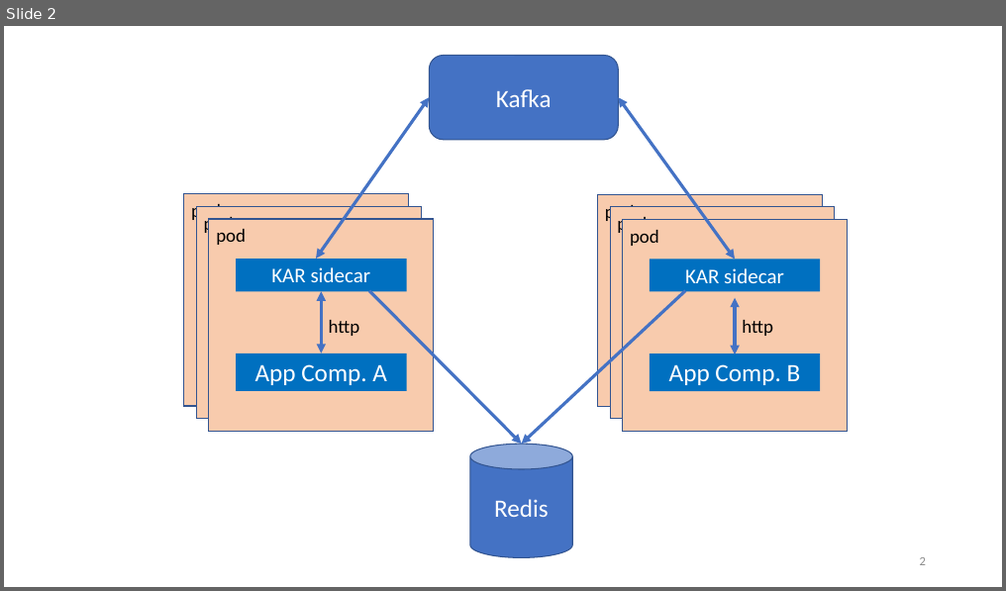
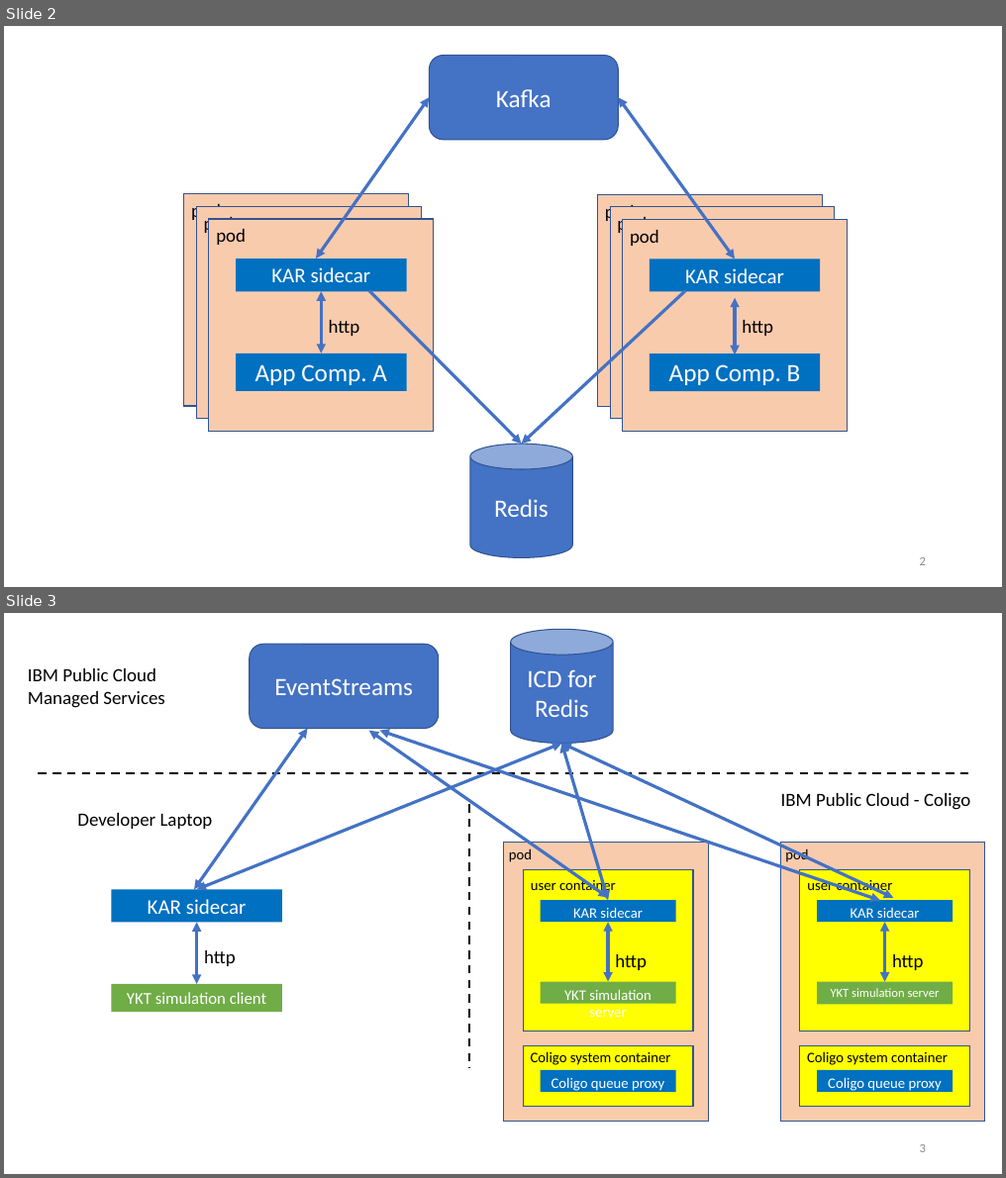
Before and after one commit to IBM/kar, a slide deck: docs/image-sources/example-figures.pptx. Shown one above the other, each under a label of ours: slide 2 before the commit, slides 2 and 3 after it. The pictures are 1006x591 and 1006x1178 pixels, drawn with LibreOffice and Linux fonts; fonts in the diff are those of the drawing. Boxes give left, top, right and bottom in pixels: in the first picture for what was removed or moved away, otherwise in the second. Text is boxed around its words. In the diff, an @@ line names an element or a change of style, - is before the commit and + after.

```diff
--- a/docs/image-sources/example-figures.pptx
+++ b/docs/image-sources/example-figures.pptx
@@ slide 3 added at (4,613,1002,1174), background #FFFFFF @@
@@ cylinder added at (511,630,614,744), fill #4472C4, outline #325491 1 pt, 24 pt, text #FFFFFF @@
+ICD for Redis
@@ text added at (28,668,164,708), 18 pt, text #000000 @@
+IBM Public Cloud Managed Services
@@ rounded rectangle added at (250,644,439,728), fill #4472C4, outline #325491 1 pt, 24 pt, text #FFFFFF @@
+EventStreams
@@ double arrow added from (307, 728) to (194, 889), #4472C4 3 pt @@
@@ double arrow added from (369, 731) to (608, 897), #4472C4 3 pt @@
@@ double arrow added from (380, 731) to (880, 900), #4472C4 3 pt @@
@@ double arrow added from (561, 744) to (196, 890), #4472C4 3 pt @@
@@ double arrow added from (561, 744) to (608, 900), #4472C4 3 pt @@
@@ double arrow added from (561, 744) to (893, 898), #4472C4 3 pt @@
@@ line added from (38, 773) to (968, 773), #000000 2 pt dashed @@
@@ text added at (77,813,213,829), 18 pt, text #000000 @@
+Developer Laptop
@@ line added from (469, 805) to (469, 1068), #000000 2 pt dashed @@
@@ text added at (781,793,970,810), 18 pt, text #000000 @@
+IBM Public Cloud - Coligo
@@ group added at (111,890,282,1012): 2 rectangles, 1 double arrow, 1 text @@
+YKT simulation client
+KAR sidecar
+http
@@ group added at (504,843,709,1122): 6 rectangles, 4 texts, 1 double arrow @@
+po
+YKT simulation server
+KAR sidecar
+http
+Coligo queue proxy
+pod
+user container
+Coligo system container
@@ group added at (781,843,985,1122): 6 rectangles, 4 texts, 1 double arrow @@
+po
+YKT simulation server
+KAR sidecar
+http
+Coligo queue proxy
+pod
+user container
+Coligo system container
@@ page number added at (920,1145,926,1153), 12 pt, text #8C8C8C @@
+3
```
Also in this commit, not shown: 1 other file.
